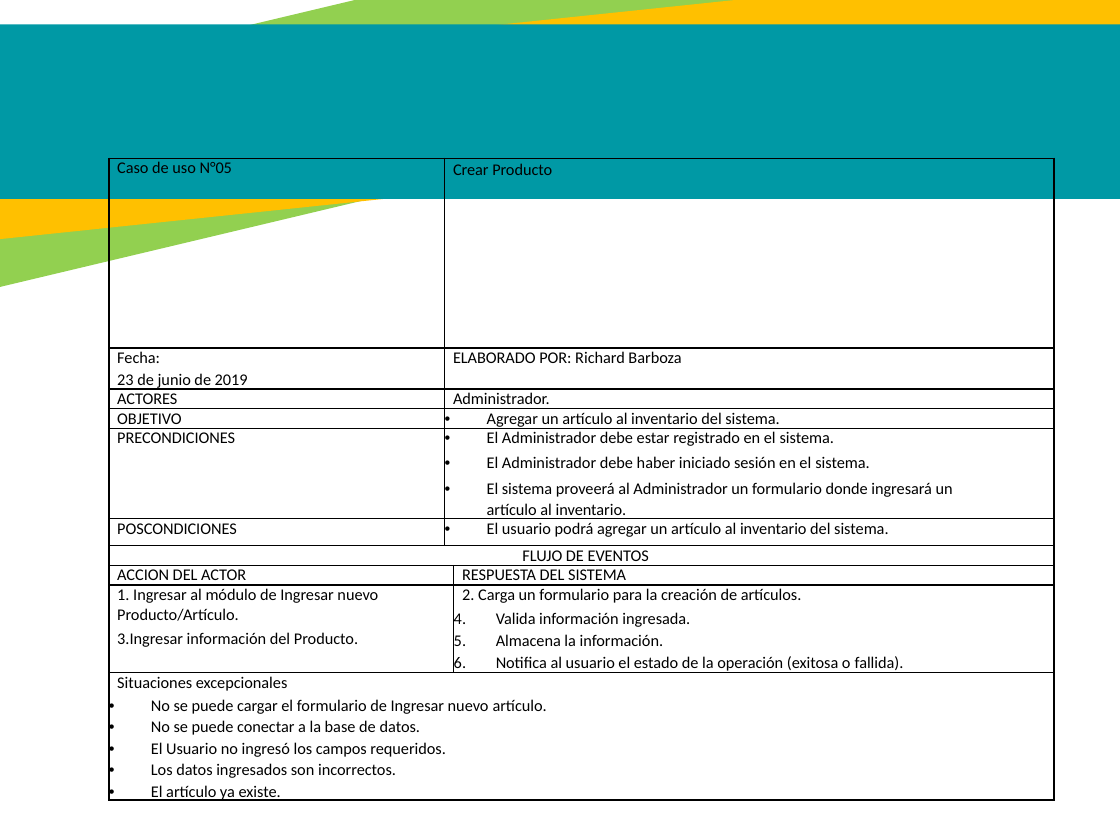
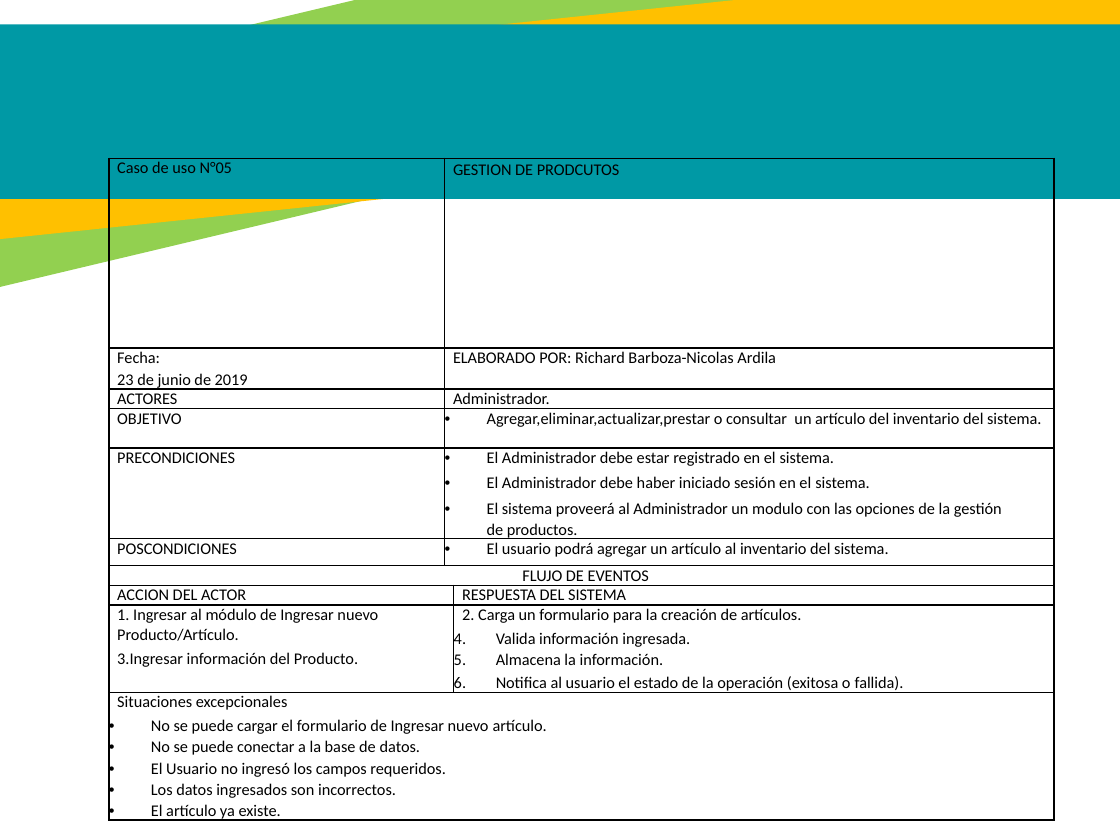
Before and after one commit to jackas779/proyecto, a slide deck: slide 23 of Presentación - Proyecto.pptx (slide 24 before the commit). Drawn at 1120x840 pixels with LibreOffice and Linux fonts; fonts in the diff are those of the drawing. Boxes give left, top, right and bottom in pixels: in the first picture for what was removed or moved away, otherwise in the second. Text is boxed around its words. In the diff, an @@ line names an element or a change of style, - is before the commit and + after.

```diff
--- a/Presentación - Proyecto.pptx
+++ b/Presentación - Proyecto.pptx
@@ table at (109,158,1054,825) @@
-row 1, column 2: Crear Producto
+row 1, column 2: GESTION DE PRODCUTOS
-row 2, column 2: ELABORADO POR: Richard Barboza
+row 2, column 2: ELABORADO POR: Richard Barboza-Nicolas Ardila
-row 4, column 2: Agregar un artículo al inventario del sistema.
+row 4, column 2: Agregar,eliminar,actualizar,prestar o consultar un artículo del inventario del sistema.
-row 5, column 2: El Administrador debe estar registrado en el sistema. / El Administrador debe haber iniciado sesión en el sistema. / El sistema proveerá al Administrador un formulario donde ingresará un artículo al inventario.
+row 5, column 2: El Administrador debe estar registrado en el sistema. / El Administrador debe haber iniciado sesión en el sistema. / El sistema proveerá al Administrador un modulo con las opciones de la gestión de productos.
```
Also in this commit, not shown: 6 other slides changed, 2 slides added, 3 slides removed, 3 other files.
